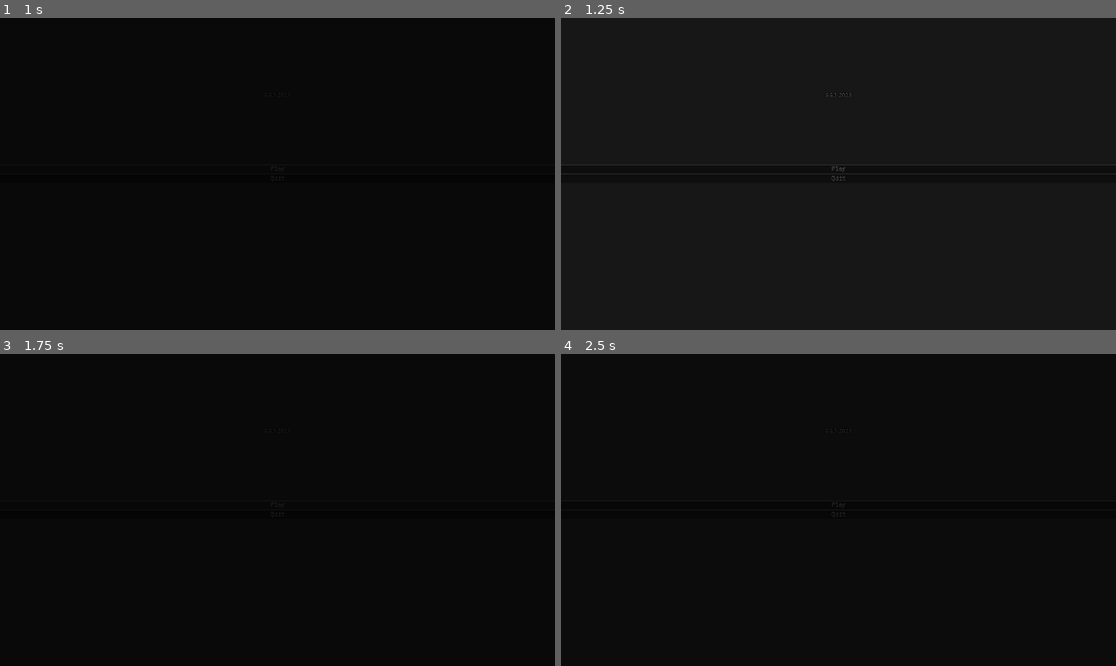
Above: before the commit, frames 1-4 (two rows, left to right).
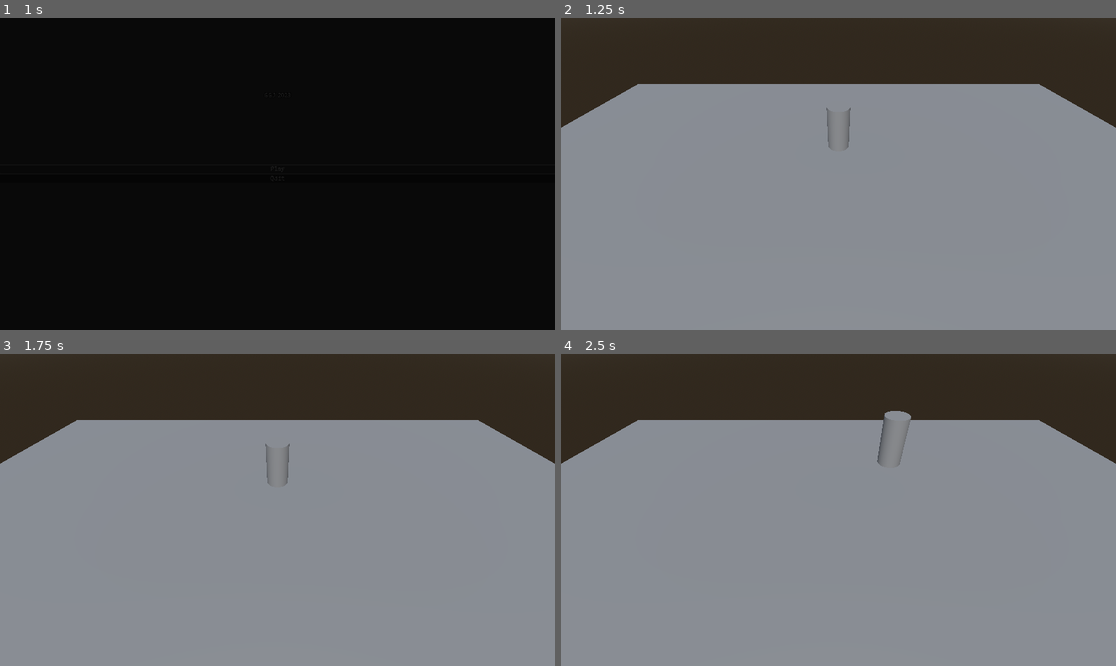
Above: after the commit, the same moments.

Repository: 80hdgames/GGJ-2023
Game: Godot game, scene res://Scenes/Start.tscn
Same seed, same stepped clock (60 frames per second), same inputs: the game is played once before the commit and once after it.
Inputs (mouse positions are in pixels of both pictures, inside the frame that each line leads up to):
- Up to frame 1 (1 s): click "Play" at 0.5 s
- Up to frame 2 (1.25 s): no input
- Up to frame 3 (1.75 s): click (277, 503) at 1.25 s, where only the run before the commit has a clickable "Play"
- Up to frame 4 (2.5 s): tap Enter (ui_accept) at 2, 2.1, 2.27 s; hold Right (ui_right) from 2.03 s (still down)

Frame 1 is identical in both runs. In frame 2, 100% of the frame differs, in the area x 0-100%, y 0-100%; in frame 3, 100%; in frame 4, 100%.

Commit message:
Started gameplay scene
-created prefabs: Piggy (player), Sun
-started an initial Player script, auto-generated when extending CharacterBody3D
-dropped volume of menu sfx

Diff:
--- a/GGJ-2023-Project/Audio/SFX/ClipSets/MenuCancel.tres
+++ b/GGJ-2023-Project/Audio/SFX/ClipSets/MenuCancel.tres
@@ -7,7 +7,7 @@
 script = ExtResource("2_k4jn0")
 clips = [ExtResource("1_okw2m")]
 priority = 0
-volumeMultiplier = 1.0
+volumeMultiplier = 0.5
 spatialMultiplier = 1.0
 pitchMultiplier = 1.0
 pitchRandomness = 0.1
--- a/GGJ-2023-Project/Audio/SFX/ClipSets/MenuConfirm.tres
+++ b/GGJ-2023-Project/Audio/SFX/ClipSets/MenuConfirm.tres
@@ -7,7 +7,7 @@
 script = ExtResource("2_lcrcp")
 clips = [ExtResource("1_rqg5m")]
 priority = 0
-volumeMultiplier = 1.0
+volumeMultiplier = 0.5
 spatialMultiplier = 1.0
 pitchMultiplier = 2.0
 pitchRandomness = 0.1
--- a/GGJ-2023-Project/Audio/SFX/ClipSets/MenuNavigate.tres
+++ b/GGJ-2023-Project/Audio/SFX/ClipSets/MenuNavigate.tres
@@ -7,7 +7,7 @@
 script = ExtResource("1_gjktf")
 clips = [ExtResource("1_st01o")]
 priority = 0
-volumeMultiplier = 0.5
+volumeMultiplier = 0.25
 spatialMultiplier = 1.0
 pitchMultiplier = 3.0
 pitchRandomness = 0.1
--- /dev/null
+++ b/GGJ-2023-Project/Scenes/Game.tscn
@@ -0,0 +1,44 @@
+[gd_scene load_steps=8 format=3 uid="uid://m1clf7q8nrjd"]
+
+[ext_resource type="PackedScene" uid="uid://bou4ngtp43bpc" path="res://Scenes/Prefabs/Piggy.tscn" id="1_j5dkk"]
+[ext_resource type="PackedScene" uid="uid://b5kcutihe3ru8" path="res://Scenes/Prefabs/Sun.tscn" id="1_vrxkk"]
+
+[sub_resource type="PlaneMesh" id="PlaneMesh_0go0d"]
+size = Vector2(30, 15)
+
+[sub_resource type="ConvexPolygonShape3D" id="ConvexPolygonShape3D_y87sc"]
+points = PackedVector3Array(-15, 0, -7.5, -15, 0, 7.5, 15, 0, -7.5, 15, 0, 7.5)
+
+[sub_resource type="ProceduralSkyMaterial" id="ProceduralSkyMaterial_fua2a"]
+
+[sub_resource type="Sky" id="Sky_ws5lo"]
+sky_material = SubResource("ProceduralSkyMaterial_fua2a")
+
+[sub_resource type="Environment" id="Environment_t4l8o"]
+background_mode = 2
+sky = SubResource("Sky_ws5lo")
+ambient_light_source = 3
+reflected_light_source = 2
+glow_enabled = true
+fog_enabled = true
+
+[node name="Game" type="Node3D"]
+
+[node name="Sun" parent="." instance=ExtResource("1_vrxkk")]
+
+[node name="StaticBody3D" type="StaticBody3D" parent="."]
+
+[node name="MeshInstance3D" type="MeshInstance3D" parent="StaticBody3D"]
+mesh = SubResource("PlaneMesh_0go0d")
+skeleton = NodePath("../..")
+
+[node name="CollisionShape3D" type="CollisionShape3D" parent="StaticBody3D"]
+shape = SubResource("ConvexPolygonShape3D_y87sc")
+
+[node name="Camera3D" type="Camera3D" parent="."]
+transform = Transform3D(1, 0, 0, 0, 0.707107, 0.707107, 0, -0.707107, 0.707107, 0, 6, 8)
+
+[node name="Piggy" parent="." instance=ExtResource("1_j5dkk")]
+
+[node name="WorldEnvironment" type="WorldEnvironment" parent="."]
+environment = SubResource("Environment_t4l8o")
--- /dev/null
+++ b/GGJ-2023-Project/Scenes/Prefabs/Piggy.tscn
@@ -0,0 +1,18 @@
+[gd_scene load_steps=4 format=3 uid="uid://bou4ngtp43bpc"]
+
+[ext_resource type="Script" path="res://Scripts/Player.gd" id="1_crtsg"]
+
+[sub_resource type="CapsuleShape3D" id="CapsuleShape3D_v2rv6"]
+
+[sub_resource type="CylinderMesh" id="CylinderMesh_bhepo"]
+
+[node name="Piggy" type="CharacterBody3D"]
+script = ExtResource("1_crtsg")
+
+[node name="CollisionShape3D" type="CollisionShape3D" parent="."]
+transform = Transform3D(1, 0, 0, 0, 1, 0, 0, 0, 1, 0, 1, 0)
+shape = SubResource("CapsuleShape3D_v2rv6")
+
+[node name="MeshInstance3D" type="MeshInstance3D" parent="."]
+transform = Transform3D(1, 0, 0, 0, 1, 0, 0, 0, 1, 0, 1, 0)
+mesh = SubResource("CylinderMesh_bhepo")
--- /dev/null
+++ b/GGJ-2023-Project/Scenes/Prefabs/Sun.tscn
@@ -0,0 +1,4 @@
+[gd_scene format=3 uid="uid://b5kcutihe3ru8"]
+
+[node name="Sun" type="DirectionalLight3D"]
+transform = Transform3D(1, 0, 0, 0, 0.707107, 0.707107, 0, -0.707107, 0.707107, 0, 0, 0)
--- a/GGJ-2023-Project/Scenes/Prefabs/UI/PlayButton.tscn
+++ b/GGJ-2023-Project/Scenes/Prefabs/UI/PlayButton.tscn
@@ -5,4 +5,4 @@
 [node name="PlayButton" type="Button"]
 text = "Play"
 script = ExtResource("1_6n12b")
-playScenePath = "res://Scenes/Start.tscn"
+playScenePath = "res://Scenes/Game.tscn"
--- a/GGJ-2023-Project/Scenes/Start.tscn
+++ b/GGJ-2023-Project/Scenes/Start.tscn
@@ -13,7 +13,15 @@
 grow_horizontal = 2
 grow_vertical = 2
 
-[node name="TitleLabel" type="Label" parent="."]
+[node name="UITitleScreen" type="Control" parent="."]
+layout_mode = 1
+anchors_preset = 15
+anchor_right = 1.0
+anchor_bottom = 1.0
+grow_horizontal = 2
+grow_vertical = 2
+
+[node name="TitleLabel" type="Label" parent="UITitleScreen"]
 layout_mode = 1
 anchors_preset = -1
 anchor_right = 1.0
@@ -24,11 +32,11 @@
 horizontal_alignment = 1
 vertical_alignment = 1
 
-[node name="PlayMusic" type="Node" parent="."]
+[node name="PlayMusic" type="Node" parent="UITitleScreen"]
 script = ExtResource("1_wq6fa")
 type = 1
 
-[node name="VBoxContainer" type="VBoxContainer" parent="."]
+[node name="VBoxContainer" type="VBoxContainer" parent="UITitleScreen"]
 layout_mode = 1
 anchors_preset = 15
 anchor_right = 1.0
@@ -37,10 +45,10 @@
 grow_vertical = 2
 alignment = 1
 
-[node name="PlayButton" parent="VBoxContainer" instance=ExtResource("2_68y68")]
+[node name="PlayButton" parent="UITitleScreen/VBoxContainer" instance=ExtResource("2_68y68")]
 layout_mode = 2
 
-[node name="QuitButton" parent="VBoxContainer" instance=ExtResource("3_eh3c5")]
+[node name="QuitButton" parent="UITitleScreen/VBoxContainer" instance=ExtResource("3_eh3c5")]
 layout_mode = 2
 
 [node name="FadeIn" parent="." instance=ExtResource("1_c2su7")]
--- /dev/null
+++ b/GGJ-2023-Project/Scripts/Constants.gd
@@ -0,0 +1,3 @@
+class_name Constants
+
+const TITLE_SCREEN_SCENE = "res://Scenes/Start.tscn"
--- /dev/null
+++ b/GGJ-2023-Project/Scripts/Player.gd
@@ -0,0 +1,39 @@
+extends CharacterBody3D
+
+
+const SPEED = 5.0
+const JUMP_VELOCITY = 4.5
+const TITLE_SCREEN_SCENE = Constants.TITLE_SCREEN_SCENE
+
+# Get the gravity from the project settings to be synced with RigidBody nodes.
+var gravity = ProjectSettings.get_setting("physics/3d/default_gravity")
+
+
+
+func _input(event):
+	if event.is_action_pressed("ui_cancel"):
+		SceneManager.go_to(TITLE_SCREEN_SCENE)
+
+
+
+func _physics_process(delta):
+	# Add the gravity.
+	if not is_on_floor():
+		velocity.y -= gravity * delta
+
+	# Handle Jump.
+	if Input.is_action_just_pressed("ui_accept") and is_on_floor():
+		velocity.y = JUMP_VELOCITY
+
+	# Get the input direction and handle the movement/deceleration.
+	# As good practice, you should replace UI actions with custom gameplay actions.
+	var input_dir = Input.get_vector("ui_left", "ui_right", "ui_up", "ui_down")
+	var direction = (transform.basis * Vector3(input_dir.x, 0, input_dir.y)).normalized()
+	if direction:
+		velocity.x = direction.x * SPEED
+		velocity.z = direction.z * SPEED
+	else:
+		velocity.x = move_toward(velocity.x, 0, SPEED)
+		velocity.z = move_toward(velocity.z, 0, SPEED)
+
+	move_and_slide()
